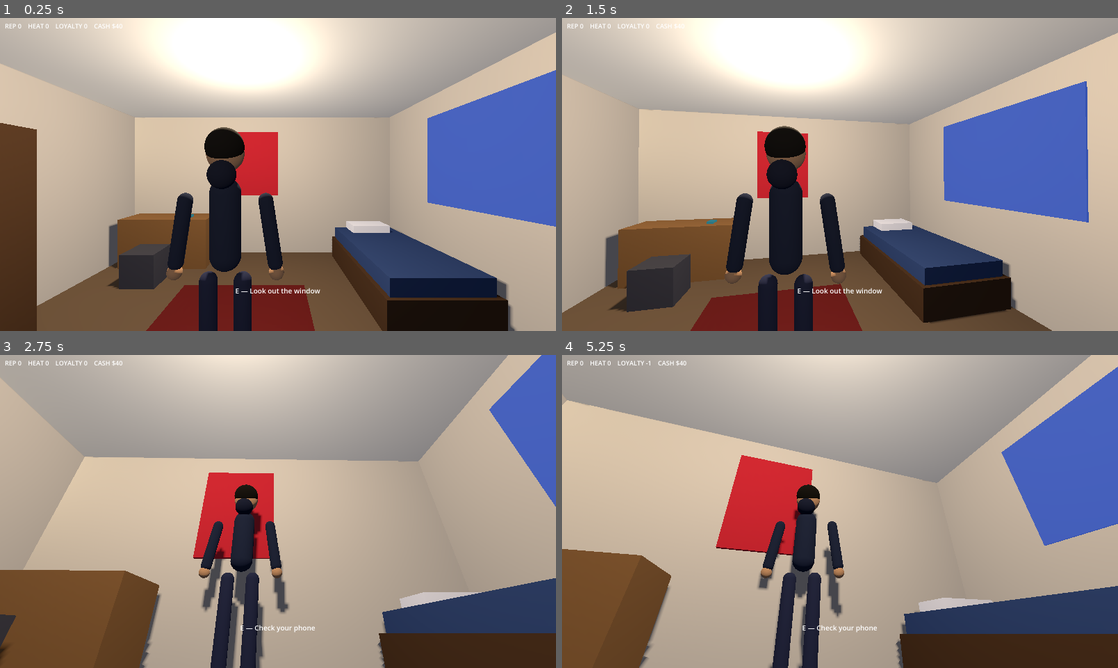
Above: before the commit, frames 1-4 (two rows, left to right).
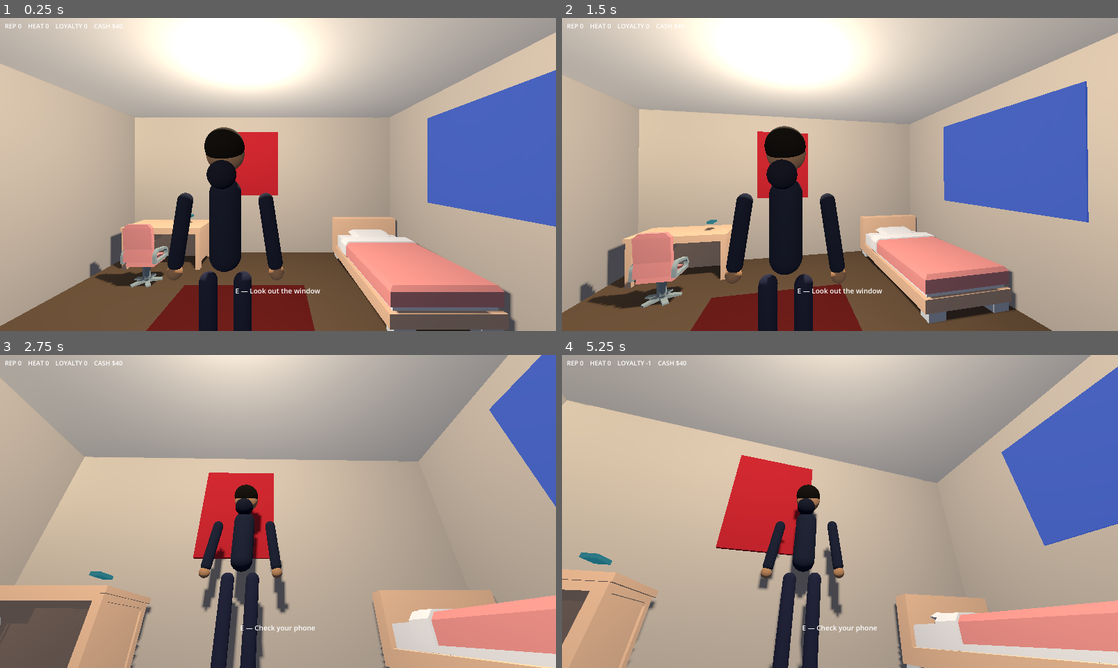
Above: after the commit, the same moments.

Repository: Hamzah-Muhammad/LifeInTheCityRPG
Game: Godot game, scene res://scenes/apartment/malik_bedroom.tscn
Two runs of this game, one before a commit and one after it. Both use one fixed random seed, a clock stepped at 60 frames per second and the inputs below.
Inputs (mouse positions are in pixels of both pictures, inside the frame that each line leads up to):
- Up to frame 1 (0.25 s): no input
- Up to frame 2 (1.5 s): tap Enter at 0.5 s; move the mouse to (867, 174) at 0.52 s; hold W (move_forward) 0.53-1.25 s; hold E (interact) 0.53-1.25 s; click "Continue" at 1.25 s
- Up to frame 3 (2.75 s): tap Space at 2 s; move the mouse to (250, 511) at 2.02 s; hold W (move_forward) from 2.03 s (still down); tap Shift (sprint) at 2.1 s
- Up to frame 4 (5.25 s): move the mouse to (851, 505) at 2.77 s; hold E (interact) 2.78-3.5 s; release W (move_forward) at 3.5 s; click "Continue" at 3.5 s; click "Leave him on read. Not tonigh…" at 4.25 s; tap Enter at 5 s; move the mouse to (812, 574) at 5.02 s; hold W (move_forward) from 5.03 s (still down); tap Shift (sprint) at 5.1 s

The runs differ from the first frame. In frame 1, 15% of the frame differs, in the area x 0-93%, y 33-100%; in frame 2, 11%; in frame 3, 17%, in the area x 0-100%, y 68-100%; in frame 4, 16%.

Commit message:
Replace apartment greybox furniture with real Kenney CC0 models
Swaps every furniture placeholder (bed/desk/chair/wardrobe in Malik's
room, master bedroom + bathroom fixtures, living room + kitchen) for
instanced GLB models from Kenney's Furniture Kit (CC0), scaled and
floor-anchored to match each piece's original footprint, with
collision boxes resized to match. Verified via smoke test + full
headless load after each stage.

Co-Authored-By: Claude Sonnet 5 <noreply@anthropic.com>

Diff:
--- a/scenes/apartment/malik_bedroom.tscn
+++ b/scenes/apartment/malik_bedroom.tscn
@@ -1,10 +1,29 @@
-[gd_scene load_steps=125 format=3]
+[gd_scene load_steps=144 format=3]
 
 [ext_resource type="Script" path="res://scripts/interaction/interactable.gd" id="1_interact"]
 [ext_resource type="PackedScene" path="res://scenes/player/player.tscn" id="2_player"]
 [ext_resource type="PackedScene" path="res://scenes/ui/hud.tscn" id="3_hud"]
 [ext_resource type="PackedScene" path="res://scenes/ui/dialogue_ui.tscn" id="4_dlgui"]
 [ext_resource type="PackedScene" path="res://scenes/characters/ma.tscn" id="5_figure"]
+[ext_resource type="PackedScene" path="res://assets/kenney_furniture_kit/models/bedSingle.glb" id="6_bed_single"]
+[ext_resource type="PackedScene" path="res://assets/kenney_furniture_kit/models/desk.glb" id="7_desk"]
+[ext_resource type="PackedScene" path="res://assets/kenney_furniture_kit/models/chairDesk.glb" id="8_chair_desk"]
+[ext_resource type="PackedScene" path="res://assets/kenney_furniture_kit/models/bookcaseClosedWide.glb" id="9_bookcase_wide"]
+[ext_resource type="PackedScene" path="res://assets/kenney_furniture_kit/models/bedDouble.glb" id="10_bed_double"]
+[ext_resource type="PackedScene" path="res://assets/kenney_furniture_kit/models/cabinetTelevisionDoors.glb" id="11_dresser"]
+[ext_resource type="PackedScene" path="res://assets/kenney_furniture_kit/models/sideTableDrawers.glb" id="12_nightstand"]
+[ext_resource type="PackedScene" path="res://assets/kenney_furniture_kit/models/toilet.glb" id="13_toilet"]
+[ext_resource type="PackedScene" path="res://assets/kenney_furniture_kit/models/bathroomSink.glb" id="14_sink"]
+[ext_resource type="PackedScene" path="res://assets/kenney_furniture_kit/models/bathroomMirror.glb" id="15_mirror"]
+[ext_resource type="PackedScene" path="res://assets/kenney_furniture_kit/models/bathtub.glb" id="16_tub"]
+[ext_resource type="PackedScene" path="res://assets/kenney_furniture_kit/models/shower.glb" id="17_shower"]
+[ext_resource type="PackedScene" path="res://assets/kenney_furniture_kit/models/loungeSofaLong.glb" id="18_sofa"]
+[ext_resource type="PackedScene" path="res://assets/kenney_furniture_kit/models/tableCoffee.glb" id="19_coffee_table"]
+[ext_resource type="PackedScene" path="res://assets/kenney_furniture_kit/models/cabinetTelevision.glb" id="20_tv_stand"]
+[ext_resource type="PackedScene" path="res://assets/kenney_furniture_kit/models/televisionModern.glb" id="21_tv"]
+[ext_resource type="PackedScene" path="res://assets/kenney_furniture_kit/models/table.glb" id="22_dining_table"]
+[ext_resource type="PackedScene" path="res://assets/kenney_furniture_kit/models/kitchenFridge.glb" id="23_fridge"]
+[ext_resource type="PackedScene" path="res://assets/kenney_furniture_kit/models/kitchenCabinet.glb" id="24_kitchen_cabinet"]
 
 [sub_resource type="Environment" id="env"]
 background_mode = 1
@@ -332,49 +351,52 @@
 size = Vector3(0.1, 2.1, 1.0)
 
 [sub_resource type="BoxShape3D" id="s_bed"]
-size = Vector3(1.1, 0.55, 2.1)
+size = Vector3(1.0849, 0.7125, 2.1375)
 
 [sub_resource type="BoxShape3D" id="s_desk"]
-size = Vector3(1.4, 0.78, 0.6)
+size = Vector3(1.263298, 0.661181, 0.674756)
 
 [sub_resource type="BoxShape3D" id="s_chair"]
-size = Vector3(0.45, 0.45, 0.45)
+size = Vector3(0.534475, 0.384408, 0.2223)
+
+[sub_resource type="BoxShape3D" id="s_chair_desk"]
+size = Vector3(0.465581, 0.844564, 0.436876)
 
 [sub_resource type="BoxShape3D" id="s_wardrobe"]
-size = Vector3(0.6, 1.9, 1.4)
+size = Vector3(0.6, 1.896, 1.92)
 
 [sub_resource type="BoxShape3D" id="s_bed_m"]
-size = Vector3(1.7, 0.55, 2.1)
+size = Vector3(1.73992, 0.6825, 2.0475)
 
 [sub_resource type="BoxShape3D" id="s_dresser"]
-size = Vector3(1.4, 0.9, 0.5)
+size = Vector3(1.4, 0.5425, 0.455)
 
 [sub_resource type="BoxShape3D" id="s_toilet"]
-size = Vector3(0.45, 0.45, 0.6)
+size = Vector3(0.478385, 0.260753, 0.541729)
 
 [sub_resource type="BoxShape3D" id="s_sink"]
-size = Vector3(0.55, 0.85, 0.45)
+size = Vector3(0.5304, 0.8736, 0.4524)
 
 [sub_resource type="BoxShape3D" id="s_tub"]
-size = Vector3(0.7, 0.55, 1.5)
+size = Vector3(0.7112, 0.5334, 1.5113)
 
 [sub_resource type="BoxShape3D" id="s_couch_seat"]
-size = Vector3(2.2, 0.45, 0.9)
+size = Vector3(2.19912, 0.51612, 0.92004)
 
 [sub_resource type="BoxShape3D" id="s_coffee"]
-size = Vector3(1.1, 0.35, 0.6)
+size = Vector3(1.031154, 0.3588, 0.624)
 
 [sub_resource type="BoxShape3D" id="s_table"]
-size = Vector3(1.2, 0.75, 0.8)
+size = Vector3(1.346381, 0.522774, 0.715797)
 
 [sub_resource type="BoxShape3D" id="s_fridge"]
-size = Vector3(0.7, 1.7, 0.7)
+size = Vector3(0.7955, 1.702, 0.540078)
 
 [sub_resource type="BoxShape3D" id="s_counter"]
-size = Vector3(0.6, 0.9, 3.0)
+size = Vector3(0.59985, 0.59985, 2.86595)
 
 [sub_resource type="BoxShape3D" id="s_tvstand"]
-size = Vector3(1.6, 0.4, 0.4)
+size = Vector3(1.304, 0.5053, 0.4075)
 
 [sub_resource type="BoxShape3D" id="s_ia_phone"]
 size = Vector3(1.0, 1.4, 1.0)
@@ -731,53 +753,41 @@
 [node name="Bed" type="StaticBody3D" parent="Furniture"]
 transform = Transform3D(1, 0, 0, 0, 1, 0, 0, 0, 1, 6.4, 0, -3.8)
 
-[node name="Frame" type="MeshInstance3D" parent="Furniture/Bed"]
-transform = Transform3D(1, 0, 0, 0, 1, 0, 0, 0, 1, 0, 0.175, 0)
-mesh = SubResource("m_bedframe")
-surface_material_override/0 = SubResource("mat_wood_dark")
-
-[node name="Mattress" type="MeshInstance3D" parent="Furniture/Bed"]
-transform = Transform3D(1, 0, 0, 0, 1, 0, 0, 0, 1, 0, 0.44, 0)
-mesh = SubResource("m_mattress")
-surface_material_override/0 = SubResource("mat_mattress")
-
-[node name="Pillow" type="MeshInstance3D" parent="Furniture/Bed"]
-transform = Transform3D(1, 0, 0, 0, 1, 0, 0, 0, 1, 0, 0.59, -0.8)
-mesh = SubResource("m_pillow")
-surface_material_override/0 = SubResource("mat_white")
+[node name="Model" parent="Furniture/Bed" instance=ExtResource("6_bed_single")]
+transform = Transform3D(1.9, 0, 0, 0, 1.9, 0, 0, 0, 1.9, -1.27395, 0, 1.06875)
 
 [node name="Col" type="CollisionShape3D" parent="Furniture/Bed"]
-transform = Transform3D(1, 0, 0, 0, 1, 0, 0, 0, 1, 0, 0.275, 0)
+transform = Transform3D(1, 0, 0, 0, 1, 0, 0, 0, 1, 0, 0.35625, 0)
 shape = SubResource("s_bed")
 
 [node name="Desk" type="StaticBody3D" parent="Furniture"]
 transform = Transform3D(1, 0, 0, 0, 1, 0, 0, 0, 1, 3, 0.39, -4.55)
 
-[node name="Mesh" type="MeshInstance3D" parent="Furniture/Desk"]
-mesh = SubResource("m_desk")
-surface_material_override/0 = SubResource("mat_wood")
+[node name="Model" parent="Furniture/Desk" instance=ExtResource("7_desk")]
+transform = Transform3D(1.72, 0, 0, 0, 1.72, 0, 0, 0, 1.72, -0.614449, -0.39, 0.316222)
 
 [node name="Col" type="CollisionShape3D" parent="Furniture/Desk"]
+transform = Transform3D(1, 0, 0, 0, 1, 0, 0, 0, 1, 0, -0.059409, 0)
 shape = SubResource("s_desk")
 
 [node name="Chair" type="StaticBody3D" parent="Furniture"]
 transform = Transform3D(1, 0, 0, 0, 1, 0, 0, 0, 1, 3, 0.225, -3.85)
 
-[node name="Mesh" type="MeshInstance3D" parent="Furniture/Chair"]
-mesh = SubResource("m_chair")
-surface_material_override/0 = SubResource("mat_chair")
+[node name="Model" parent="Furniture/Chair" instance=ExtResource("8_chair_desk")]
+transform = Transform3D(-1.39, 0, 0, 0, 1.39, 0, 0, 0, -1.39, 0.23279, -0.225, -0.218438)
 
 [node name="Col" type="CollisionShape3D" parent="Furniture/Chair"]
-shape = SubResource("s_chair")
+transform = Transform3D(1, 0, 0, 0, 1, 0, 0, 0, 1, 0, 0.197282, 0)
+shape = SubResource("s_chair_desk")
 
 [node name="Wardrobe" type="StaticBody3D" parent="Furniture"]
 transform = Transform3D(1, 0, 0, 0, 1, 0, 0, 0, 1, 2.4, 0.95, -2)
 
-[node name="Mesh" type="MeshInstance3D" parent="Furniture/Wardrobe"]
-mesh = SubResource("m_wardrobe")
-surface_material_override/0 = SubResource("mat_wood_dark")
+[node name="Model" parent="Furniture/Wardrobe" instance=ExtResource("9_bookcase_wide")]
+transform = Transform3D(0, 0, -2.4, 0, 2.4, 0, 2.4, 0, 0, 0.3, -0.95, 0.96)
 
 [node name="Col" type="CollisionShape3D" parent="Furniture/Wardrobe"]
+transform = Transform3D(1, 0, 0, 0, 1, 0, 0, 0, 1, 0, -0.002, 0)
 shape = SubResource("s_wardrobe")
 
 [node name="Rug" type="MeshInstance3D" parent="Furniture"]
@@ -803,28 +813,11 @@
 [node name="BedMaster" type="StaticBody3D" parent="Furniture"]
 transform = Transform3D(1, 0, 0, 0, 1, 0, 0, 0, 1, 3.4, 0, 3.85)
 
-[node name="Frame" type="MeshInstance3D" parent="Furniture/BedMaster"]
-transform = Transform3D(1, 0, 0, 0, 1, 0, 0, 0, 1, 0, 0.175, 0)
-mesh = SubResource("m_bedframe_m")
-surface_material_override/0 = SubResource("mat_wood_dark")
-
-[node name="Mattress" type="MeshInstance3D" parent="Furniture/BedMaster"]
-transform = Transform3D(1, 0, 0, 0, 1, 0, 0, 0, 1, 0, 0.44, 0)
-mesh = SubResource("m_mattress_m")
-surface_material_override/0 = SubResource("mat_mattress")
-
-[node name="PillowL" type="MeshInstance3D" parent="Furniture/BedMaster"]
-transform = Transform3D(1, 0, 0, 0, 1, 0, 0, 0, 1, -0.4, 0.59, 0.8)
-mesh = SubResource("m_pillow")
-surface_material_override/0 = SubResource("mat_white")
-
-[node name="PillowR" type="MeshInstance3D" parent="Furniture/BedMaster"]
-transform = Transform3D(1, 0, 0, 0, 1, 0, 0, 0, 1, 0.4, 0.59, 0.8)
-mesh = SubResource("m_pillow")
-surface_material_override/0 = SubResource("mat_white")
+[node name="Model" parent="Furniture/BedMaster" instance=ExtResource("10_bed_double")]
+transform = Transform3D(1.82, 0, 0, 0, 1.82, 0, 0, 0, 1.82, -0.86996, 0, 1.02375)
 
 [node name="Col" type="CollisionShape3D" parent="Furniture/BedMaster"]
-transform = Transform3D(1, 0, 0, 0, 1, 0, 0, 0, 1, 0, 0.275, 0)
+transform = Transform3D(1, 0, 0, 0, 1, 0, 0, 0, 1, 0, 0.34125, 0)
 shape = SubResource("s_bed_m")
 
 [node name="Blanket" type="MeshInstance3D" parent="Furniture"]
@@ -835,31 +828,31 @@
 [node name="Dresser" type="StaticBody3D" parent="Furniture"]
 transform = Transform3D(1, 0, 0, 0, 1, 0, 0, 0, 1, 4.6, 0.45, 0.95)
 
-[node name="Mesh" type="MeshInstance3D" parent="Furniture/Dresser"]
-mesh = SubResource("m_dresser")
-surface_material_override/0 = SubResource("mat_wood_dark")
+[node name="Model" parent="Furniture/Dresser" instance=ExtResource("11_dresser")]
+transform = Transform3D(1.75, 0, 0, 0, 1.75, 0, 0, 0, 1.75, -0.7, -0.45, 0.21)
 
 [node name="Col" type="CollisionShape3D" parent="Furniture/Dresser"]
+transform = Transform3D(1, 0, 0, 0, 1, 0, 0, 0, 1, 0, -0.17875, 0)
 shape = SubResource("s_dresser")
 
 [node name="NightstandL" type="StaticBody3D" parent="Furniture"]
 transform = Transform3D(1, 0, 0, 0, 1, 0, 0, 0, 1, 2.3, 0.225, 4.7)
 
-[node name="Mesh" type="MeshInstance3D" parent="Furniture/NightstandL"]
-mesh = SubResource("m_chair")
-surface_material_override/0 = SubResource("mat_wood_dark")
+[node name="Model" parent="Furniture/NightstandL" instance=ExtResource("12_nightstand")]
+transform = Transform3D(1, 0, 0, 0, 1, 0, 0, 0, 1, -0.257238, -0.225, 0.09885)
 
 [node name="Col" type="CollisionShape3D" parent="Furniture/NightstandL"]
+transform = Transform3D(1, 0, 0, 0, 1, 0, 0, 0, 1, 0, -0.032796, 0)
 shape = SubResource("s_chair")
 
 [node name="NightstandR" type="StaticBody3D" parent="Furniture"]
 transform = Transform3D(1, 0, 0, 0, 1, 0, 0, 0, 1, 4.5, 0.225, 4.7)
 
-[node name="Mesh" type="MeshInstance3D" parent="Furniture/NightstandR"]
-mesh = SubResource("m_chair")
-surface_material_override/0 = SubResource("mat_wood_dark")
+[node name="Model" parent="Furniture/NightstandR" instance=ExtResource("12_nightstand")]
+transform = Transform3D(1, 0, 0, 0, 1, 0, 0, 0, 1, -0.257238, -0.225, 0.09885)
 
 [node name="Col" type="CollisionShape3D" parent="Furniture/NightstandR"]
+transform = Transform3D(1, 0, 0, 0, 1, 0, 0, 0, 1, 0, -0.032796, 0)
 shape = SubResource("s_chair")
 
 [node name="RugMaster" type="MeshInstance3D" parent="Furniture"]
@@ -870,72 +863,70 @@
 [node name="ToiletEnsuite" type="StaticBody3D" parent="Furniture"]
 transform = Transform3D(1, 0, 0, 0, 1, 0, 0, 0, 1, 6.7, 0.225, 4.6)
 
-[node name="Mesh" type="MeshInstance3D" parent="Furniture/ToiletEnsuite"]
-mesh = SubResource("m_toilet")
-surface_material_override/0 = SubResource("mat_white")
+[node name="Model" parent="Furniture/ToiletEnsuite" instance=ExtResource("13_toilet")]
+transform = Transform3D(0.5, 0, 0, 0, 0.5, 0, 0, 0, 0.5, -0.239192, -0.225, 0.032276)
 
 [node name="Col" type="CollisionShape3D" parent="Furniture/ToiletEnsuite"]
+transform = Transform3D(1, 0, 0, 0, 1, 0, 0, 0, 1, 0, -0.094624, 0)
 shape = SubResource("s_toilet")
 
 [node name="SinkEnsuite" type="StaticBody3D" parent="Furniture"]
 transform = Transform3D(1, 0, 0, 0, 1, 0, 0, 0, 1, 5.65, 0.425, 4.7)
 
-[node name="Mesh" type="MeshInstance3D" parent="Furniture/SinkEnsuite"]
-mesh = SubResource("m_sink")
-surface_material_override/0 = SubResource("mat_white")
+[node name="Model" parent="Furniture/SinkEnsuite" instance=ExtResource("14_sink")]
+transform = Transform3D(1.56, 0, 0, 0, 1.56, 0, 0, 0, 1.56, -0.2652, 0.199, 0.2262)
 
 [node name="Col" type="CollisionShape3D" parent="Furniture/SinkEnsuite"]
+transform = Transform3D(1, 0, 0, 0, 1, 0, 0, 0, 1, 0, 0.0118, 0)
 shape = SubResource("s_sink")
 
-[node name="MirrorEnsuite" type="MeshInstance3D" parent="Furniture"]
+[node name="MirrorEnsuite" type="Node3D" parent="Furniture"]
 transform = Transform3D(1, 0, 0, 0, 1, 0, 0, 0, 1, 5.65, 1.5, 4.96)
-mesh = SubResource("m_mirror")
-surface_material_override/0 = SubResource("mat_mirror")
-
-[node name="ShowerBase" type="MeshInstance3D" parent="Furniture"]
+
+[node name="Model" parent="Furniture/MirrorEnsuite" instance=ExtResource("15_mirror")]
+transform = Transform3D(1.5, 0, 0, 0, 1.5, 0, 0, 0, 1.5, -0.226005, -0.3, -0.0351)
+
+[node name="ShowerBase" type="Node3D" parent="Furniture"]
 transform = Transform3D(1, 0, 0, 0, 1, 0, 0, 0, 1, 6.55, 0.05, 3.75)
-mesh = SubResource("m_shower_base")
-surface_material_override/0 = SubResource("mat_white")
-
-[node name="ShowerGlass" type="MeshInstance3D" parent="Furniture"]
-transform = Transform3D(1, 0, 0, 0, 1, 0, 0, 0, 1, 6.55, 1.05, 4.2)
-mesh = SubResource("m_shower_glass")
-surface_material_override/0 = SubResource("mat_glass")
+
+[node name="Model" parent="Furniture/ShowerBase" instance=ExtResource("17_shower")]
+transform = Transform3D(0.85, 0, 0, 0, 0.85, 0, 0, 0, 0.85, 0.238752, -0.05, 0.518237)
 
 [node name="Tub" type="StaticBody3D" parent="Furniture"]
 transform = Transform3D(1, 0, 0, 0, 1, 0, 0, 0, 1, 0.45, 0.275, -4.15)
 
-[node name="Mesh" type="MeshInstance3D" parent="Furniture/Tub"]
-mesh = SubResource("m_tub")
-surface_material_override/0 = SubResource("mat_white")
+[node name="Model" parent="Furniture/Tub" instance=ExtResource("16_tub")]
+transform = Transform3D(0, 0, -1.27, 0, 1.27, 0, 1.27, 0, 0, 0.3556, -0.275, 0.75565)
 
 [node name="Col" type="CollisionShape3D" parent="Furniture/Tub"]
+transform = Transform3D(1, 0, 0, 0, 1, 0, 0, 0, 1, 0, -0.0083, 0)
 shape = SubResource("s_tub")
 
 [node name="ToiletWashroom" type="StaticBody3D" parent="Furniture"]
 transform = Transform3D(1, 0, 0, 0, 1, 0, 0, 0, 1, 1.65, 0.225, -3.2)
 
-[node name="Mesh" type="MeshInstance3D" parent="Furniture/ToiletWashroom"]
-mesh = SubResource("m_toilet")
-surface_material_override/0 = SubResource("mat_white")
+[node name="Model" parent="Furniture/ToiletWashroom" instance=ExtResource("13_toilet")]
+transform = Transform3D(0.5, 0, 0, 0, 0.5, 0, 0, 0, 0.5, -0.239192, -0.225, 0.032276)
 
 [node name="Col" type="CollisionShape3D" parent="Furniture/ToiletWashroom"]
+transform = Transform3D(1, 0, 0, 0, 1, 0, 0, 0, 1, 0, -0.094624, 0)
 shape = SubResource("s_toilet")
 
 [node name="SinkWashroom" type="StaticBody3D" parent="Furniture"]
 transform = Transform3D(1, 0, 0, 0, 1, 0, 0, 0, 1, 1.3, 0.425, -4.7)
 
-[node name="Mesh" type="MeshInstance3D" parent="Furniture/SinkWashroom"]
-mesh = SubResource("m_sink")
-surface_material_override/0 = SubResource("mat_white")
+[node name="Model" parent="Furniture/SinkWashroom" instance=ExtResource("14_sink")]
+transform = Transform3D(1.56, 0, 0, 0, 1.56, 0, 0, 0, 1.56, -0.2652, 0.199, 0.2262)
 
 [node name="Col" type="CollisionShape3D" parent="Furniture/SinkWashroom"]
+transform = Transform3D(1, 0, 0, 0, 1, 0, 0, 0, 1, 0, 0.0118, 0)
 shape = SubResource("s_sink")
 
-[node name="MirrorWashroom" type="MeshInstance3D" parent="Furniture"]
+[node name="MirrorWashroom" type="Node3D" parent="Furniture"]
 transform = Transform3D(1, 0, 0, 0, 1, 0, 0, 0, 1, 1.3, 1.5, -4.96)
-mesh = SubResource("m_mirror")
-surface_material_override/0 = SubResource("mat_mirror")
+
+[node name="Model" parent="Furniture/MirrorWashroom" instance=ExtResource("15_mirror")]
+transform = Transform3D(1.5, 0, 0, 0, 1.5, 0, 0, 0, 1.5, -0.226005, -0.3, -0.0351)
 
 [node name="TowelOnFloor" type="MeshInstance3D" parent="Furniture"]
 transform = Transform3D(1, 0, 0, 0, 1, 0, 0, 0, 1, 1, 0.015, -3.6)
@@ -945,71 +936,82 @@
 [node name="CouchSeat" type="StaticBody3D" parent="Furniture"]
 transform = Transform3D(1, 0, 0, 0, 1, 0, 0, 0, 1, -3.5, 0.225, -2.8)
 
-[node name="Mesh" type="MeshInstance3D" parent="Furniture/CouchSeat"]
-mesh = SubResource("m_couch_seat")
-surface_material_override/0 = SubResource("mat_couch")
+[node name="ModelL" parent="Furniture/CouchSeat" instance=ExtResource("18_sofa")]
+transform = Transform3D(1.122, 0, 0, 0, 1.122, 0, 0, 0, 1.122, -1.09978, -0.225, 0.0)
+
+[node name="ModelR" parent="Furniture/CouchSeat" instance=ExtResource("18_sofa")]
+transform = Transform3D(1.122, 0, 0, 0, 1.122, 0, 0, 0, 1.122, 0.00022, -0.225, 0.0)
 
 [node name="Col" type="CollisionShape3D" parent="Furniture/CouchSeat"]
+transform = Transform3D(1, 0, 0, 0, 1, 0, 0, 0, 1, 0, 0.03306, 0)
 shape = SubResource("s_couch_seat")
-
-[node name="CouchBack" type="MeshInstance3D" parent="Furniture"]
-transform = Transform3D(1, 0, 0, 0, 1, 0, 0, 0, 1, -3.5, 0.725, -2.48)
-mesh = SubResource("m_couch_back")
-surface_material_override/0 = SubResource("mat_couch")
 
 [node name="CoffeeTable" type="StaticBody3D" parent="Furniture"]
 transform = Transform3D(1, 0, 0, 0, 1, 0, 0, 0, 1, -3.5, 0.175, -3.8)
 
-[node name="Mesh" type="MeshInstance3D" parent="Furniture/CoffeeTable"]
-mesh = SubResource("m_coffee")
-surface_material_override/0 = SubResource("mat_wood_dark")
+[node name="Model" parent="Furniture/CoffeeTable" instance=ExtResource("19_coffee_table")]
+transform = Transform3D(1.56, 0, 0, 0, 1.56, 0, 0, 0, 1.56, 0.203577, -0.175, 0.156)
 
 [node name="Col" type="CollisionShape3D" parent="Furniture/CoffeeTable"]
+transform = Transform3D(1, 0, 0, 0, 1, 0, 0, 0, 1, 0, 0.0044, 0)
 shape = SubResource("s_coffee")
 
 [node name="TVStand" type="StaticBody3D" parent="Furniture"]
 transform = Transform3D(1, 0, 0, 0, 1, 0, 0, 0, 1, -3.5, 0.2, -4.7)
 
-[node name="Mesh" type="MeshInstance3D" parent="Furniture/TVStand"]
-mesh = SubResource("m_tvstand")
-surface_material_override/0 = SubResource("mat_wood_dark")
+[node name="Model" parent="Furniture/TVStand" instance=ExtResource("20_tv_stand")]
+transform = Transform3D(1.63, 0, 0, 0, 1.63, 0, 0, 0, 1.63, -0.652, -0.2, 0.20375)
 
 [node name="Col" type="CollisionShape3D" parent="Furniture/TVStand"]
+transform = Transform3D(1, 0, 0, 0, 1, 0, 0, 0, 1, 0, 0.05265, 0)
 shape = SubResource("s_tvstand")
 
-[node name="TV" type="MeshInstance3D" parent="Furniture"]
+[node name="TV" type="Node3D" parent="Furniture"]
 transform = Transform3D(1, 0, 0, 0, 1, 0, 0, 0, 1, -3.5, 1, -4.75)
-mesh = SubResource("m_tv")
-surface_material_override/0 = SubResource("mat_tv")
+
+[node name="Model" parent="Furniture/TV" instance=ExtResource("21_tv")]
+transform = Transform3D(1.9, 0, 0, 0, 1.9, 0, 0, 0, 1.9, 0.0, -0.4, 0.0)
 
 [node name="DiningTable" type="StaticBody3D" parent="Furniture"]
 transform = Transform3D(1, 0, 0, 0, 1, 0, 0, 0, 1, -0.5, 0.375, 3)
 
-[node name="Mesh" type="MeshInstance3D" parent="Furniture/DiningTable"]
-mesh = SubResource("m_table")
-surface_material_override/0 = SubResource("mat_wood")
+[node name="Model" parent="Furniture/DiningTable" instance=ExtResource("22_dining_table")]
+transform = Transform3D(1.6, 0, 0, 0, 1.6, 0, 0, 0, 1.6, -0.67319, -0.375, 0.357899)
 
 [node name="Col" type="CollisionShape3D" parent="Furniture/DiningTable"]
+transform = Transform3D(1, 0, 0, 0, 1, 0, 0, 0, 1, 0, -0.113613, 0)
 shape = SubResource("s_table")
 
 [node name="Fridge" type="StaticBody3D" parent="Furniture"]
 transform = Transform3D(1, 0, 0, 0, 1, 0, 0, 0, 1, -6.55, 0.85, 4.4)
 
-[node name="Mesh" type="MeshInstance3D" parent="Furniture/Fridge"]
-mesh = SubResource("m_fridge")
-surface_material_override/0 = SubResource("mat_white")
+[node name="Model" parent="Furniture/Fridge" instance=ExtResource("23_fridge")]
+transform = Transform3D(1.85, 0, 0, 0, 1.85, 0, 0, 0, 1.85, -0.39775, -0.85, 0.251539)
 
 [node name="Col" type="CollisionShape3D" parent="Furniture/Fridge"]
+transform = Transform3D(1, 0, 0, 0, 1, 0, 0, 0, 1, 0, 0.001, 0)
 shape = SubResource("s_fridge")
 
 [node name="Counter" type="StaticBody3D" parent="Furniture"]
 transform = Transform3D(1, 0, 0, 0, 1, 0, 0, 0, 1, -6.7, 0.45, 2.5)
 
-[node name="Mesh" type="MeshInstance3D" parent="Furniture/Counter"]
-mesh = SubResource("m_counter")
-surface_material_override/0 = SubResource("mat_counter")
+[node name="Model1" parent="Furniture/Counter" instance=ExtResource("24_kitchen_cabinet")]
+transform = Transform3D(0, 0, -1.333, 0, 1.333, 0, 1.333, 0, 0, 0.299925, -0.45, -0.859405)
+
+[node name="Model2" parent="Furniture/Counter" instance=ExtResource("24_kitchen_cabinet")]
+transform = Transform3D(0, 0, -1.333, 0, 1.333, 0, 1.333, 0, 0, 0.299925, -0.45, -0.286405)
+
+[node name="Model3" parent="Furniture/Counter" instance=ExtResource("24_kitchen_cabinet")]
+transform = Transform3D(0, 0, -1.333, 0, 1.333, 0, 1.333, 0, 0, 0.299925, -0.45, 0.286595)
+
+[node name="Model4" parent="Furniture/Counter" instance=ExtResource("24_kitchen_cabinet")]
+transform = Transform3D(0, 0, -1.333, 0, 1.333, 0, 1.333, 0, 0, 0.299925, -0.45, 0.859595)
+
+[node name="Model5" parent="Furniture/Counter" instance=ExtResource("24_kitchen_cabinet")]
+transform = Transform3D(0, 0, -1.333, 0, 1.333, 0, 1.333, 0, 0, 0.299925, -0.45, 1.432595)
 
 [node name="Col" type="CollisionShape3D" parent="Furniture/Counter"]
+transform = Transform3D(1, 0, 0, 0, 1, 0, 0, 0, 1, 0, -0.150075, 0)
 shape = SubResource("s_counter")
 
 [node name="Skyline" type="Node3D" parent="."]
Not shown, added: assets/kenney_furniture_kit/LICENSE.txt
Binary file added: assets/kenney_furniture_kit/models/bathroomCabinet.glb
Not shown, added: assets/kenney_furniture_kit/models/bathroomCabinet.glb.import
Binary file added: assets/kenney_furniture_kit/models/bathroomCabinetDrawer.glb
Not shown, added: assets/kenney_furniture_kit/models/bathroomCabinetDrawer.glb.import
Binary file added: assets/kenney_furniture_kit/models/bathroomMirror.glb
Not shown, added: assets/kenney_furniture_kit/models/bathroomMirror.glb.import
Binary file added: assets/kenney_furniture_kit/models/bathroomSink.glb
Not shown, added: assets/kenney_furniture_kit/models/bathroomSink.glb.import
Binary file added: assets/kenney_furniture_kit/models/bathroomSinkSquare.glb
Not shown, added: assets/kenney_furniture_kit/models/bathroomSinkSquare.glb.import
Binary file added: assets/kenney_furniture_kit/models/bathtub.glb
(and 270 more such lines)
